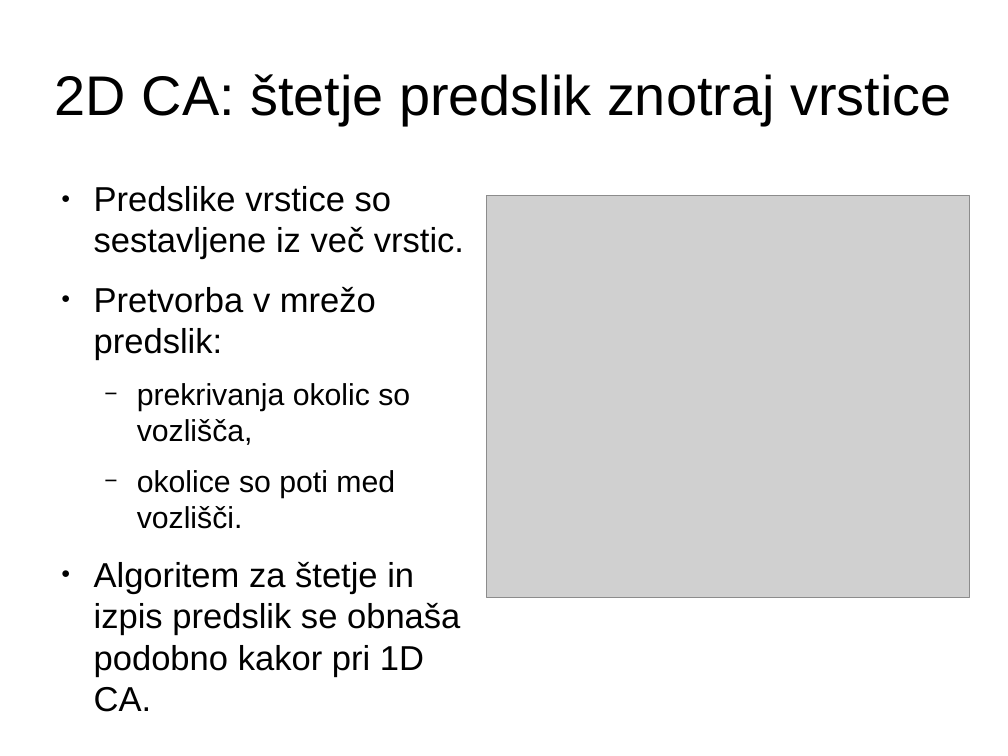
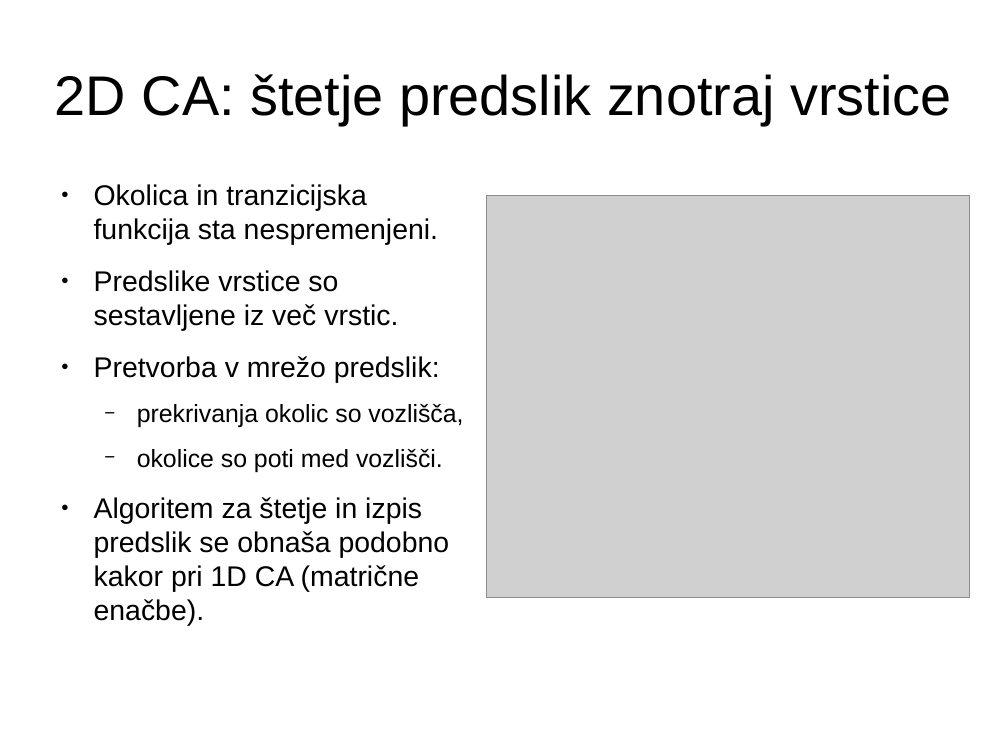
Before and after one commit to jeras/fri-latex-templates, a slide deck: slide 17 of predstavitev/predstavitev.odp. Drawn at 1008x756 pixels with LibreOffice and Linux fonts; fonts in the diff are those of the drawing; grey boxes stand for pictures. Boxes give left, top, right and bottom in pixels: in the first picture for what was removed or moved away, otherwise in the second. Text is boxed around its words. In the diff, an @@ line names an element or a change of style, - is before the commit and + after.

```diff
--- a/predstavitev/predstavitev.odp
+++ b/predstavitev/predstavitev.odp
@@ text at box(94, 184, 438, 245): paragraph added @@
+● Okolica in tranzicijska funkcija sta nespremenjeni.
@@ text at box(94, 270, 463, 472): size 27.2 to 22.4 pt in "Predslike vrstice so sestavljene iz več vrstic.", "Pretvorba v mrežo predslik:"; size 23.8 to 19.6 pt in "prekrivanja okolic so vozlišča,", "okolice so poti med vozlišči." @@
@@ text at box(94, 497, 450, 626): text changed; size 27.2 to 22.4 pt @@
-● Algoritem za štetje in izpis predslik se obnaša podobno kakor pri 1D CA.
+● Algoritem za štetje in izpis predslik se obnaša podobno kakor pri 1D CA (matrične enačbe).
```
Also in this commit, not shown: 18 other slides changed, 7 other files.
